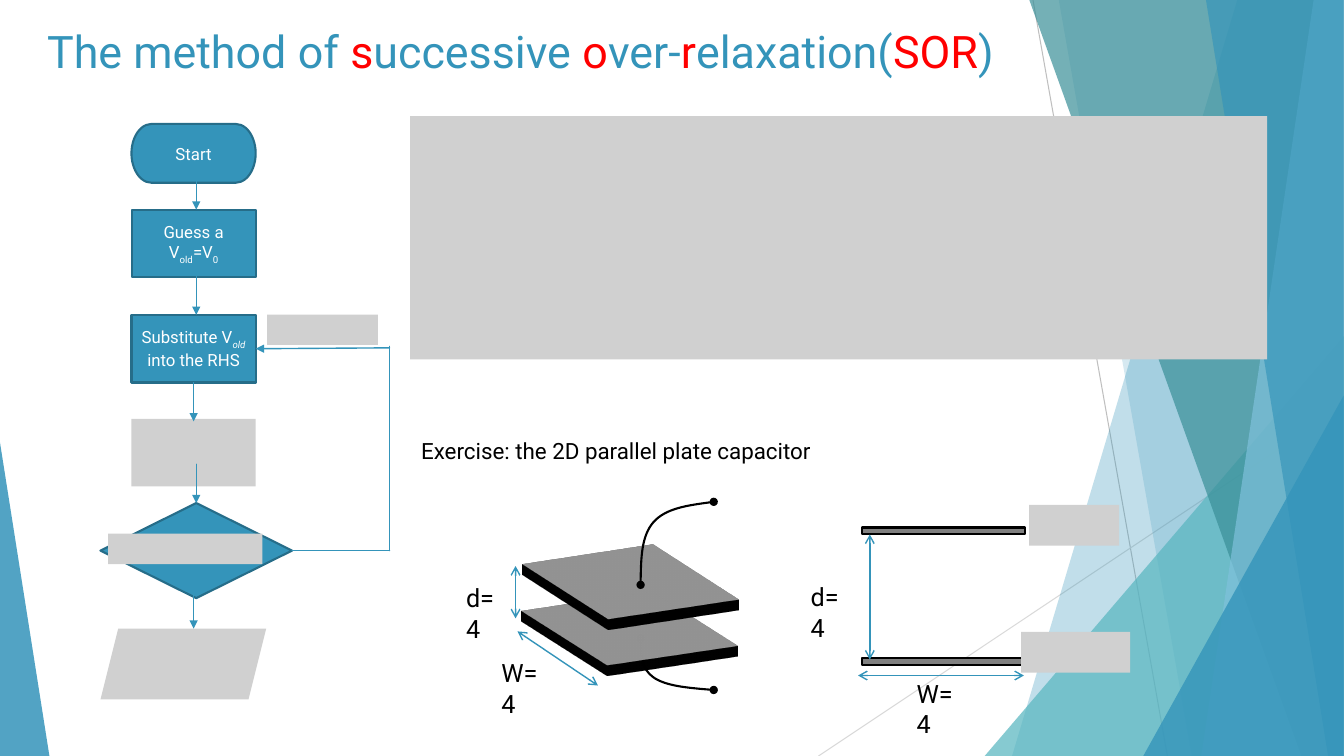
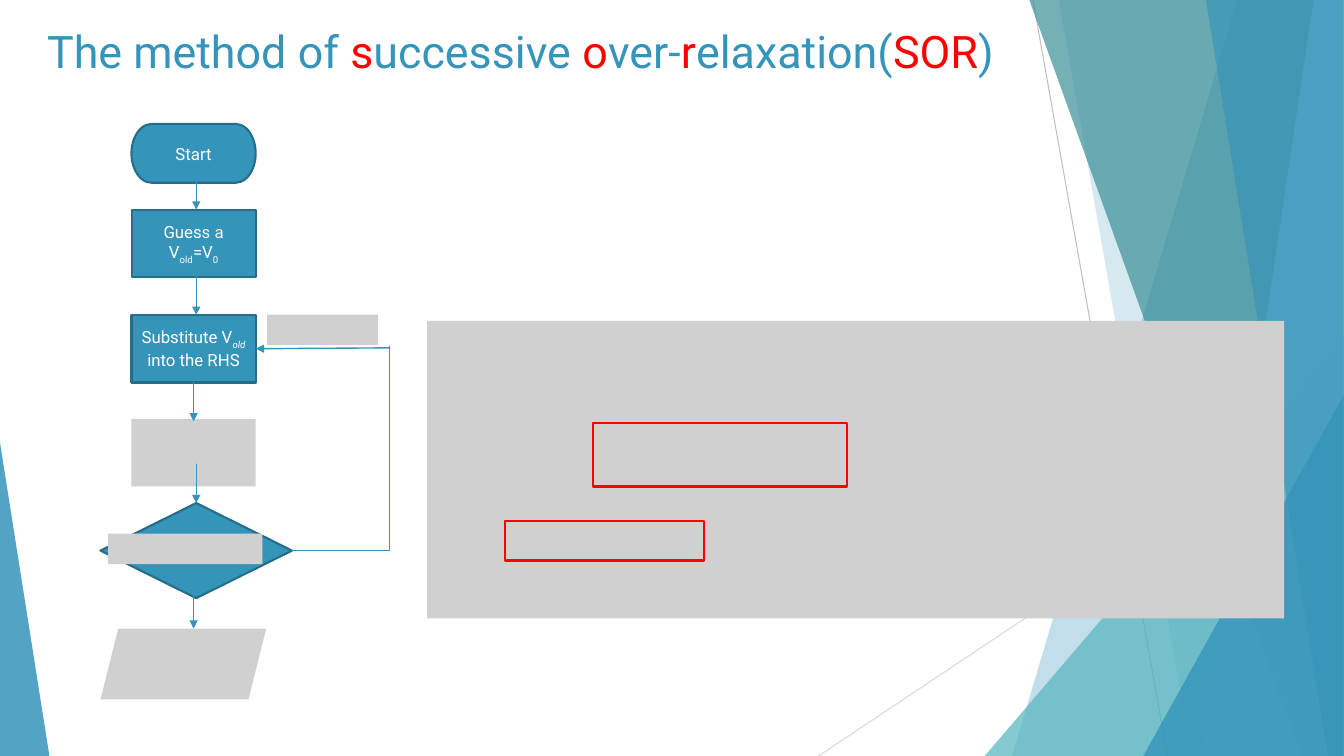
Before and after one commit to Wayne-4415/-, a slide deck: slide 32 of Partial differential equations (PDEs) 2021.pptx (slide 33 before the commit). Drawn at 1344x756 pixels with LibreOffice and Linux fonts; fonts in the diff are those of the drawing; grey boxes stand for pictures. Boxes give left, top, right and bottom in pixels: in the first picture for what was removed or moved away, otherwise in the second. Text is boxed around its words. In the diff, an @@ line names an element or a change of style, - is before the commit and + after.

```diff
--- a/Partial differential equations (PDEs) 2021.pptx
+++ b/Partial differential equations (PDEs) 2021.pptx
@@ picture removed at [410,116,1267,359] @@
@@ picture added at [427,321,1285,618] @@
@@ text removed at [421,442,810,464] @@
-Exercise: the 2D parallel plate capacitor
@@ rectangle added at [593,423,847,487], outline #FF0000 1.5 pt @@
@@ picture removed at [1029,505,1119,545] @@
@@ rectangle added at [505,521,704,561], outline #FF0000 1.5 pt @@
@@ rectangle removed at [862,527,1025,534] @@
@@ double arrow removed from (870, 534) to (870, 659) @@
@@ text removed at [811,587,839,637] @@
-d=4
@@ rectangle removed at [862,658,1025,665] @@
@@ picture removed at [1021,632,1130,673] @@
@@ group removed at [466,484,715,726]: 2 freeform shapes, 2 rectangles, 2 double arrows, 2 texts @@
-d=4
-W=4
@@ double arrow removed from (858, 676) to (1024, 676) @@
@@ text removed at [917,685,953,733] @@
-W=4
```
Also in this commit, not shown: 13 other slides changed, 6 slides added, 5 slides removed, 1 other file.
